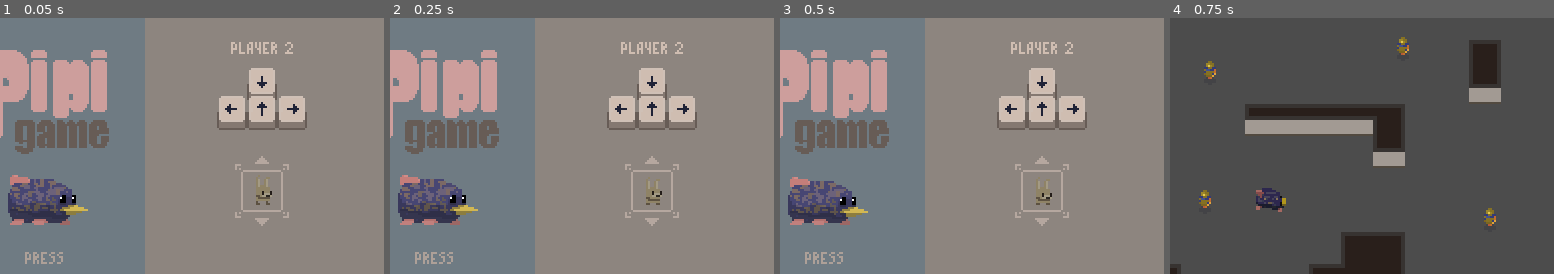
Above: before the commit, frames 1-4 (left to right).
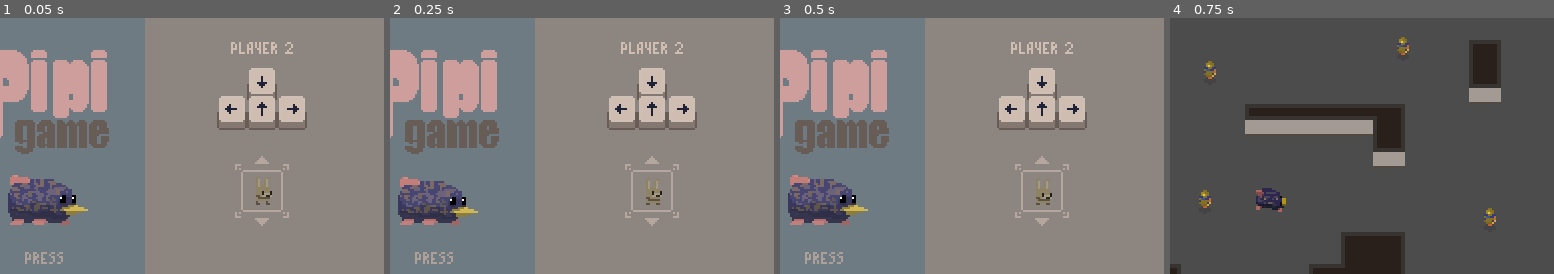
Above: after the commit, the same moments.

Repository: Pawel-9215/pipi_game
Game: Godot game, scene res://GUI/MainMenu.tscn
The game is run twice, just before and just after one commit, with the same random seed, the same clock (stepped at 60 frames per second) and the same inputs.
Inputs:
- Up to frame 1 (0.05 s): no input
- Up to frame 2 (0.25 s): no input
- Up to frame 3 (0.5 s): no input
- Up to frame 4 (0.75 s): tap Enter (ui_accept) at 0.5 s; hold W (p1_up) from 0.53 s (still down); tap Down (p2_down) at 0.6 s
The pictures show only the part of the screen within x 44-94%, y 14-64%; the shares and areas given below are measured in that part.

Frame 1 is identical in both runs. In frame 2, 1.0% of the frame differs, in the area x 2-23%, y 61-78%; in frame 3, 1.0%; in frame 4, nothing differs.

Commit message:
Endgame scoreboard almost ready

Diff:
--- a/GUI/HUD.gd
+++ b/GUI/HUD.gd
@@ -45,10 +45,10 @@
 		score = str(value)
 
 	if player == 1:
-		match_score["player_1"] = score
+		match_score["player_1"] = value
 		$Control/HBoxContainer/P1_score.text = score
 	elif player == 2:
-		match_score["player_2"] = score
+		match_score["player_2"] = value
 		$Control/HBoxContainer/P2_score.text = score
 	else:
 		print("wrong player no")
@@ -61,7 +61,7 @@
 func end_match():
 	print("Game ended")
 	save_scoreboard_data()
-	pass
+	get_tree().change_scene("res://GUI/endgame.tscn")
 
 # Called every frame. 'delta' is the elapsed time since the previous frame.
 #func _process(delta):
--- a/GUI/MainMenu.tscn
+++ b/GUI/MainMenu.tscn
@@ -35,6 +35,30 @@
 "speed": 8.0
 } ]
 
+[sub_resource type="AtlasTexture" id=13]
+atlas = ExtResource( 3 )
+region = Rect2( 0, 0, 16, 16 )
+
+[sub_resource type="AtlasTexture" id=14]
+atlas = ExtResource( 3 )
+region = Rect2( 16, 0, 16, 16 )
+
+[sub_resource type="AtlasTexture" id=15]
+atlas = ExtResource( 3 )
+region = Rect2( 32, 0, 16, 16 )
+
+[sub_resource type="AtlasTexture" id=16]
+atlas = ExtResource( 3 )
+region = Rect2( 48, 0, 16, 16 )
+
+[sub_resource type="AtlasTexture" id=17]
+atlas = ExtResource( 3 )
+region = Rect2( 64, 0, 16, 16 )
+
+[sub_resource type="AtlasTexture" id=18]
+atlas = ExtResource( 3 )
+region = Rect2( 80, 0, 16, 16 )
+
 [sub_resource type="AtlasTexture" id=7]
 atlas = ExtResource( 4 )
 region = Rect2( 0, 0, 16, 16 )
@@ -59,40 +83,16 @@
 atlas = ExtResource( 4 )
 region = Rect2( 80, 0, 16, 16 )
 
-[sub_resource type="AtlasTexture" id=13]
-atlas = ExtResource( 3 )
-region = Rect2( 0, 0, 16, 16 )
-
-[sub_resource type="AtlasTexture" id=14]
-atlas = ExtResource( 3 )
-region = Rect2( 16, 0, 16, 16 )
-
-[sub_resource type="AtlasTexture" id=15]
-atlas = ExtResource( 3 )
-region = Rect2( 32, 0, 16, 16 )
-
-[sub_resource type="AtlasTexture" id=16]
-atlas = ExtResource( 3 )
-region = Rect2( 48, 0, 16, 16 )
-
-[sub_resource type="AtlasTexture" id=17]
-atlas = ExtResource( 3 )
-region = Rect2( 64, 0, 16, 16 )
-
-[sub_resource type="AtlasTexture" id=18]
-atlas = ExtResource( 3 )
-region = Rect2( 80, 0, 16, 16 )
-
 [sub_resource type="SpriteFrames" id=19]
 animations = [ {
+"frames": [ SubResource( 13 ), SubResource( 14 ), SubResource( 15 ), SubResource( 16 ), SubResource( 17 ), SubResource( 18 ) ],
+"loop": true,
+"name": "bunny_idle",
+"speed": 5.0
+}, {
 "frames": [ SubResource( 7 ), SubResource( 8 ), SubResource( 9 ), SubResource( 10 ), SubResource( 11 ), SubResource( 12 ) ],
 "loop": true,
 "name": "bear_idle",
-"speed": 5.0
-}, {
-"frames": [ SubResource( 13 ), SubResource( 14 ), SubResource( 15 ), SubResource( 16 ), SubResource( 17 ), SubResource( 18 ) ],
-"loop": true,
-"name": "bunny_idle",
 "speed": 5.0
 } ]
 
@@ -114,14 +114,13 @@
 [node name="pipi" type="AnimatedSprite" parent="."]
 position = Vector2( 193.663, 126.198 )
 frames = SubResource( 6 )
-frame = 3
 playing = true
 
 [node name="player_1_sprite" type="AnimatedSprite" parent="."]
 position = Vector2( 14.1843, 121.439 )
 frames = SubResource( 19 )
 animation = "bunny_idle"
-frame = 2
+frame = 1
 playing = true
 offset = Vector2( 68.4385, 0 )
 
@@ -129,7 +128,7 @@
 position = Vector2( 233.246, 121.5 )
 frames = SubResource( 19 )
 animation = "bear_idle"
-frame = 5
+frame = 4
 playing = true
 offset = Vector2( 68.4385, 0 )
 
--- a/GUI/PixelFont.gd
+++ b/GUI/PixelFont.gd
@@ -23,6 +23,7 @@
 		add_child(full_text[index])
 		full_text[index].global_position.x += 5*index
 		full_text[index].frame = alphabet[text[index]]
+		full_text[index].visible = true
 
 	$letter.visible = false
 
@@ -42,7 +43,8 @@
 	for index in full_text.size():
 		add_child(full_text[index])
 		full_text[index].global_position.x += 5*index
-		full_text[index].frame = alphabet[text[index]]
+		full_text[index].frame = alphabet[local_text[index]]
+		full_text[index].visible = true
 
 	$letter.visible = false
 
--- a/GUI/PixelFont.tscn
+++ b/GUI/PixelFont.tscn
@@ -9,9 +9,9 @@
 __meta__ = {
 "_edit_group_": true
 }
-text = "Typehere"
 
 [node name="letter" type="Sprite" parent="."]
+visible = false
 use_parent_material = true
 texture = ExtResource( 2 )
 hframes = 26
--- a/GUI/endgame.gd
+++ b/GUI/endgame.gd
@@ -15,17 +15,32 @@
 
 func load_scoreboard():
 	var scoreboard = File.new()
-	if not scoreboard.file_exists("user://savedplayers"):
+	if not scoreboard.file_exists("user://scoreboard"):
 		return # Error, no save data!
-	scoreboard.open("user://savedplayers", File.READ)
+	scoreboard.open("user://scoreboard", File.READ)
 
 	var winners = parse_json(scoreboard.get_line())
-
 	print(winners)
+	scoreboard.close()
 
 
+	if winners["pipi"] == 9999:
+		who_won = "Pipi"
+	else:
+		if winners["player_1"] > winners["player_2"]:
+			who_won = "Player One"
+		else:
+			who_won = "Player Two"
 
-	scoreboard.close()
+func set_frontend():
+
+	$TextureRect/WinnerTag.set_new_text(who_won+ " won the game")
+	if who_won == "Pipi":
+		$TextureRect/WinnerSprite.set_animation("pipi")
+	elif who_won == "Player One":
+		$TextureRect/WinnerSprite.set_animation(player_1_avatar)
+	elif who_won == "Player Two":
+		$TextureRect/WinnerSprite.set_animation(player_2_avatar)
 
 func load_player_data():
 	var player_data = File.new()
@@ -43,6 +58,9 @@
 # Called when the node enters the scene tree for the first time.
 func _ready():
 	load_player_data()
+	load_scoreboard()
+	print(who_won, " WON")
+	set_frontend()
 
 
 # Called every frame. 'delta' is the elapsed time since the previous frame.
--- a/GUI/endgame.tscn
+++ b/GUI/endgame.tscn
@@ -152,5 +152,5 @@
 position = Vector2( 191, 71 )
 frames = SubResource( 21 )
 animation = "pipi"
-frame = 6
+frame = 3
 playing = true
Not shown, added: SFX/music/menu_soundtrack.ogg.import
